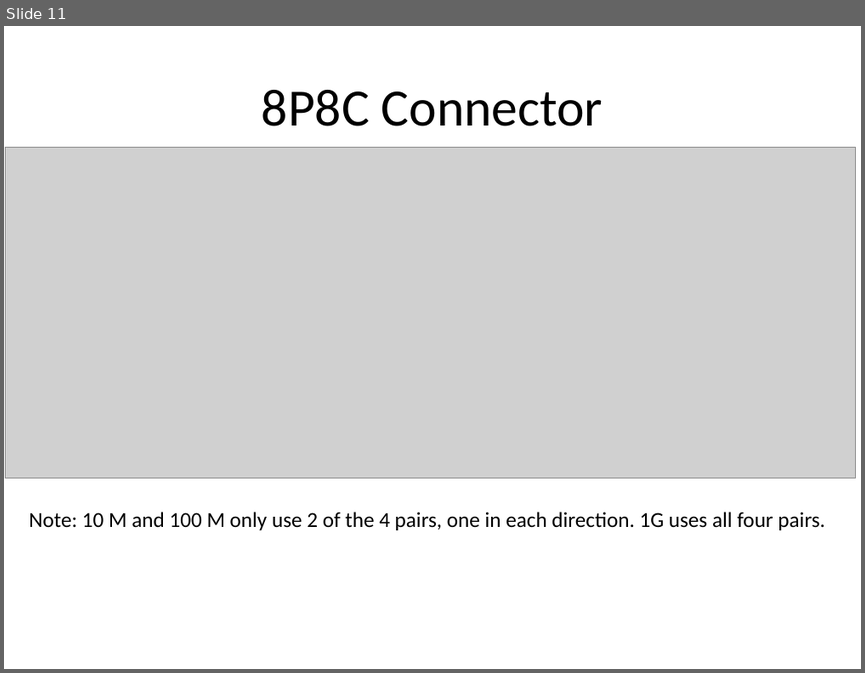
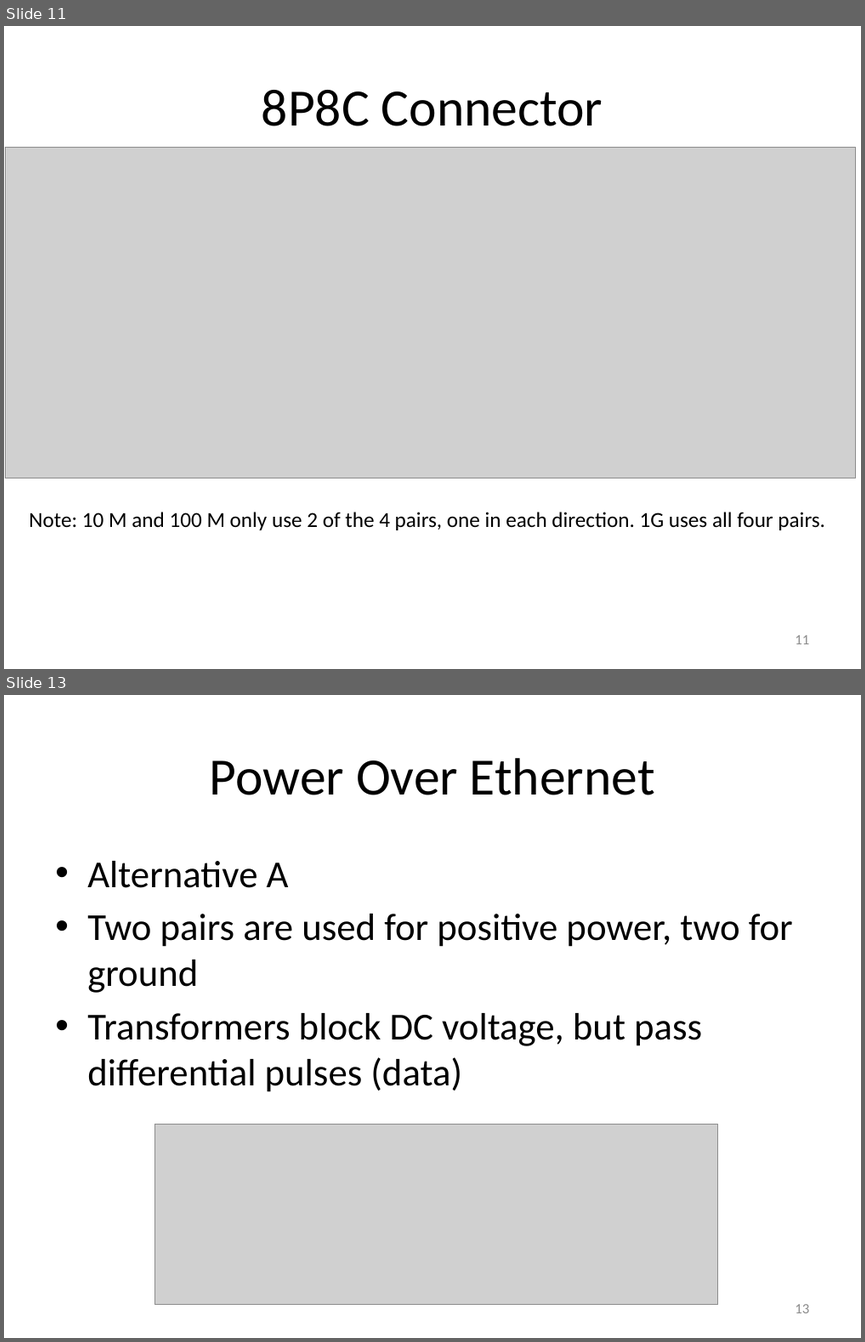
Before and after one commit to carlosgj/FRC-Training, a slide deck: Networking Basics.pptx. Shown one above the other, each under a label of ours: slide 11 before the commit, slides 11 and 13 after it; the slides between them are not shown. The pictures are 865x673 and 865x1342 pixels, drawn with LibreOffice and Linux fonts; fonts in the diff are those of the drawing; grey boxes stand for pictures. Boxes give left, top, right and bottom in pixels: in the first picture for what was removed or moved away, otherwise in the second. Text is boxed around its words. In the diff, an @@ line names an element or a change of style, - is before the commit and + after.

```diff
--- a/Networking Basics.pptx
+++ b/Networking Basics.pptx
@@ slide 13 added at bbox=[4, 695, 861, 1338], background #FFFFFF @@
@@ title added at bbox=[210, 758, 655, 795], 44 pt, text #000000 @@
+Power Over Ethernet
@@ text added at bbox=[87, 861, 793, 1092], 32 pt, text #000000 @@
+• Alternative A
+• Two pairs are used for positive power, two for ground
+• Transformers block DC voltage, but pass differential pulses (data)
@@ picture added at bbox=[154, 1124, 718, 1304] @@
@@ page number added at bbox=[794, 1304, 809, 1313], 12 pt, text #8C8C8C @@
+13
@@ slide 11 changed as well @@
@@ page number added at bbox=[794, 635, 809, 644], 12 pt, text #8C8C8C @@
+11
```
Also in this commit, not shown: 10 other slides changed, 48 other slides added.
